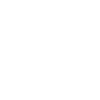
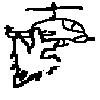
Revision of a layered 100 × 100 image; what changed, layer by layer:
showed "图层 26", moved it above "图层 46 副本", painted on it over [42, 46, 64, 75]
added layer "图层 46 副本" above "图层 46" over [4, 2, 95, 47]
added layer "图层 47" above "图层 44" over [10, 27, 61, 88]
